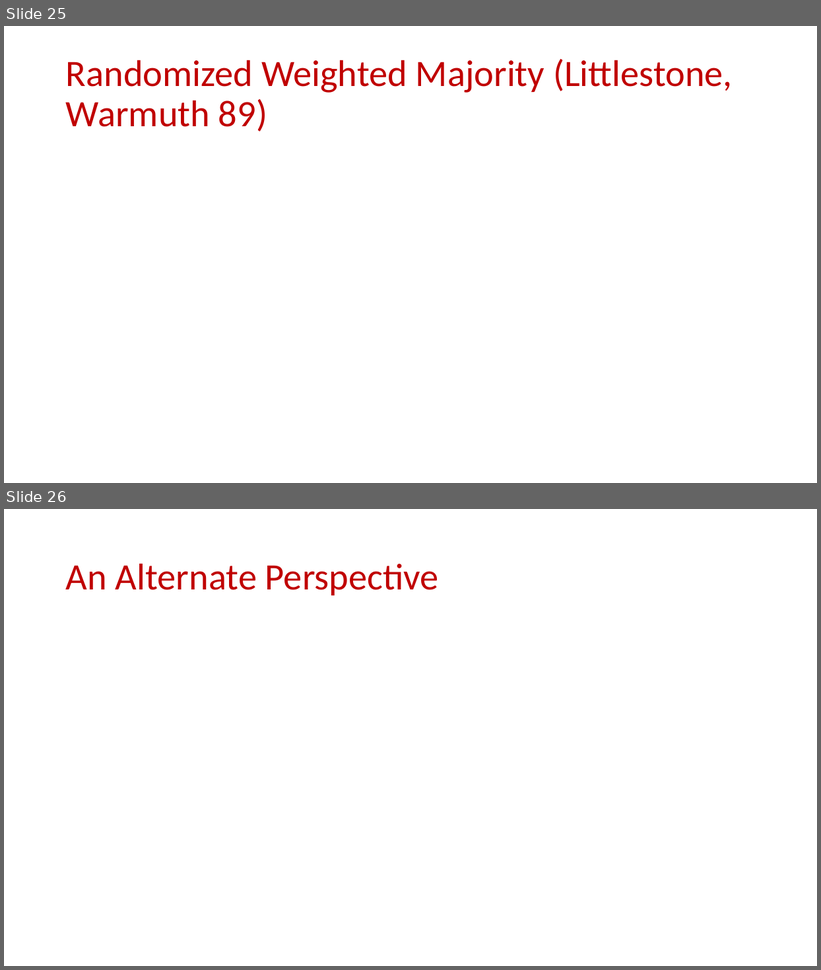
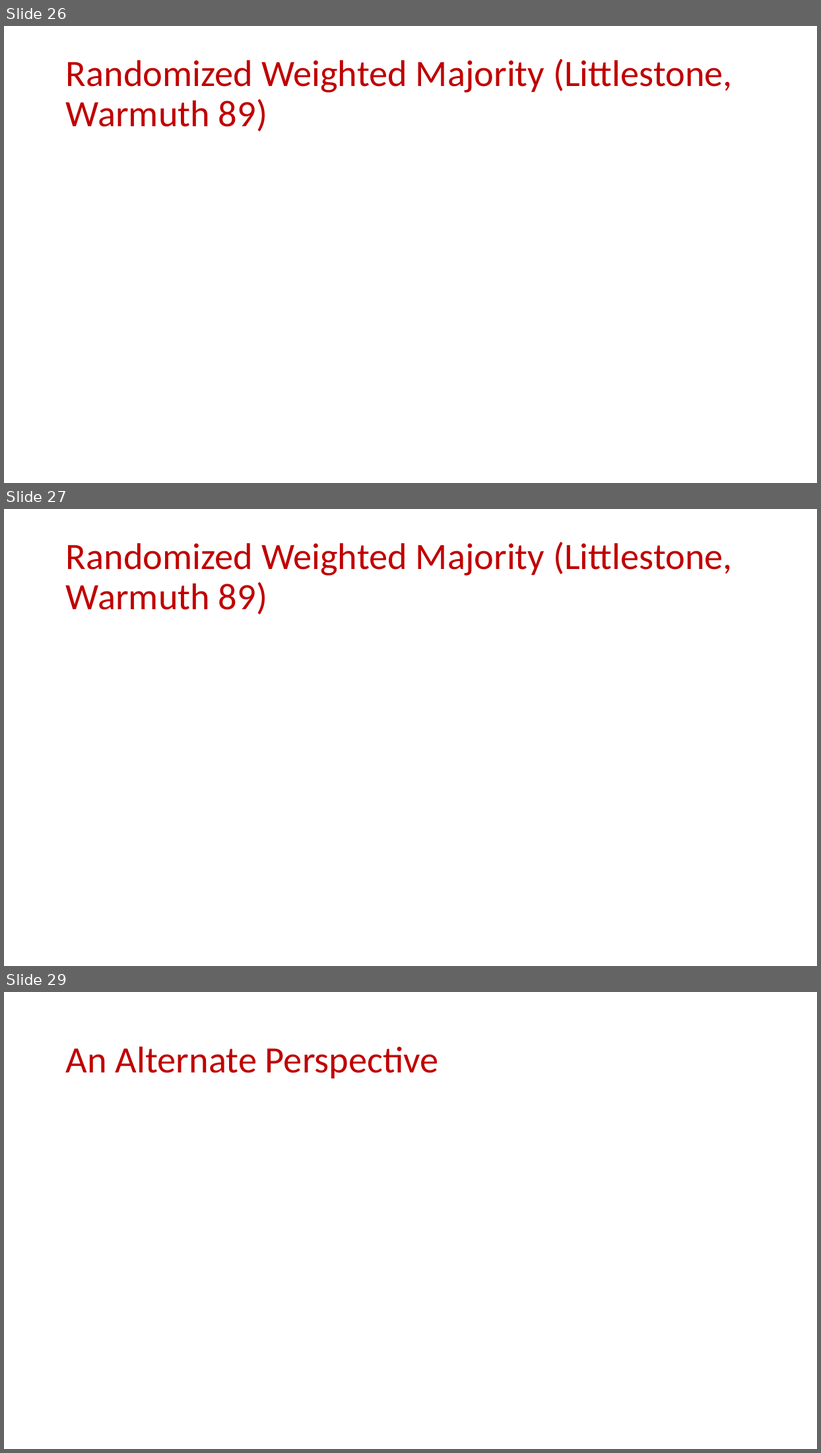
Before and after one commit to samsonzhou/samsonzhou.github.io, a slide deck: CSCE658-S24/L17.pptx. Shown one above the other, each under a label of ours: slides 25 and 26 before the commit, slides 26, 27 and 29 after it; the slides between them are not shown. The pictures are 821x970 and 821x1453 pixels, drawn with LibreOffice and Linux fonts; fonts in the diff are those of the drawing; grey boxes stand for pictures. Boxes give left, top, right and bottom in pixels: in the first picture for what was removed or moved away, otherwise in the second. Text is boxed around its words. In the diff, an @@ line names an element or a change of style, - is before the commit and + after.

```diff
--- a/CSCE658-S24/L17.pptx
+++ b/CSCE658-S24/L17.pptx
@@ slide 27 added at (x1=4, y1=509, x2=817, y2=966), background #FFFFFF @@
@@ title added at (x1=66, y1=542, x2=733, y2=615), 44 pt, text #C00000 @@
+Randomized Weighted Majority (Littlestone, Warmuth 89)
@@ what was slide 25 is now slide 26 @@
@@ what was slide 26 is now slide 29 @@
```
Also in this commit, not shown: 1 slide changed, 2 other slides added.
